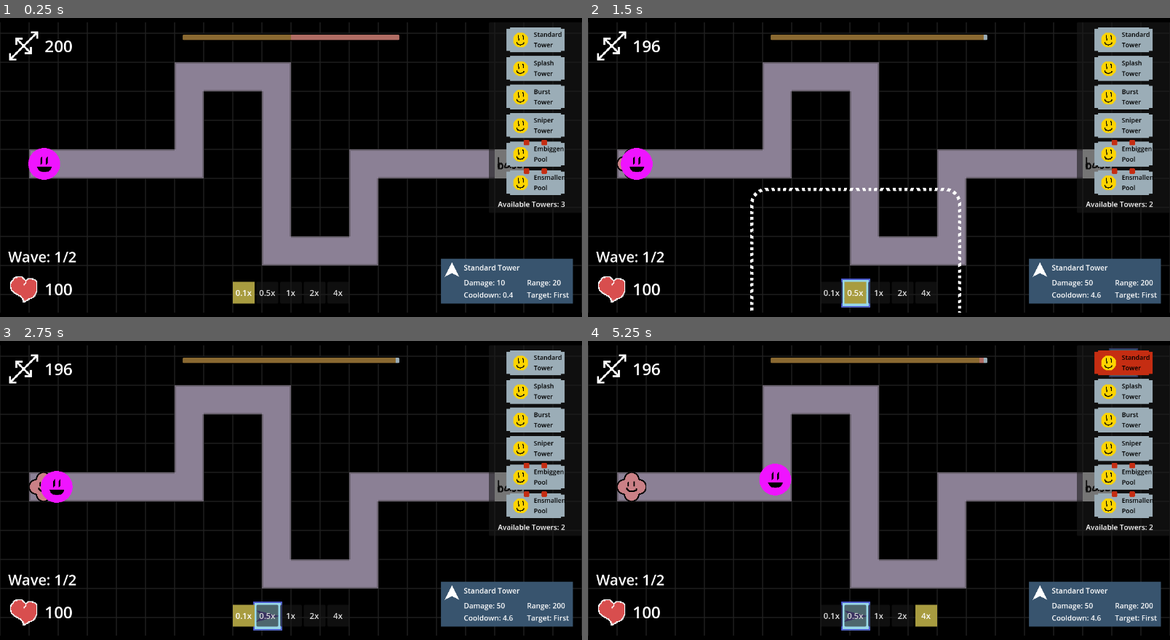
Above: before the commit, frames 1-4 (two rows, left to right).
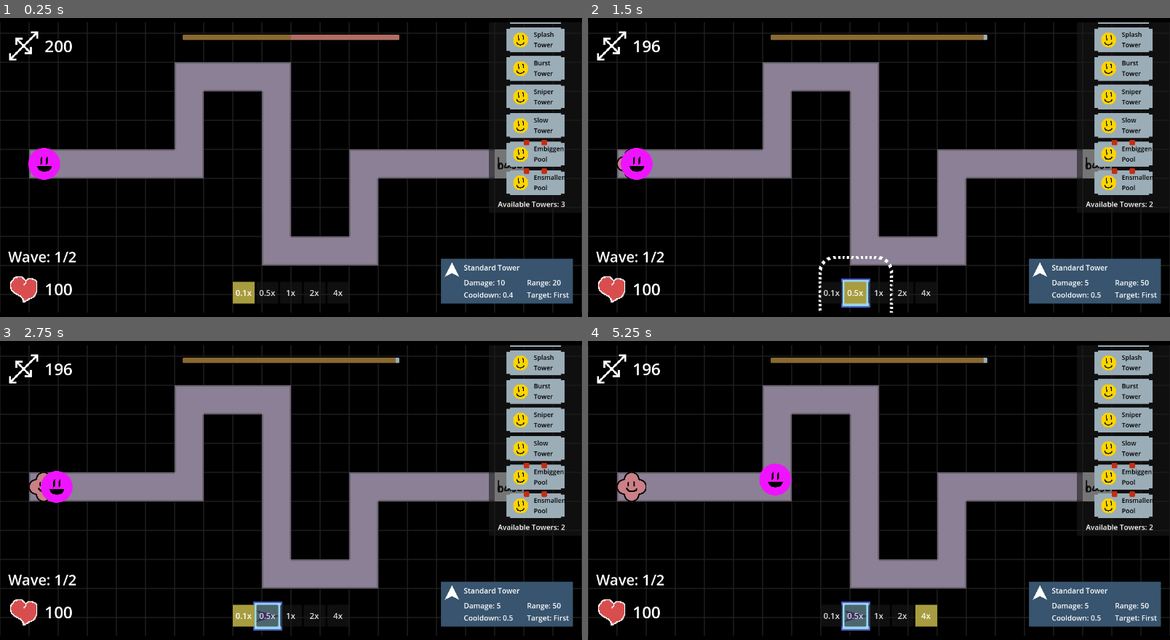
Above: after the commit, the same moments.

Repository: ladybunne/gmtk-game-jam-2024
Game: Godot game, scene res://MainScene.tscn
The game is run twice, just before and just after one commit, with the same random seed, the same clock (stepped at 60 frames per second) and the same inputs.
Inputs (mouse positions are in pixels of both pictures, inside the frame that each line leads up to):
- Up to frame 1 (0.25 s): no input
- Up to frame 2 (1.5 s): click (1123, 125) at 0.5 s, where only the run after the commit has a clickable "Slow Tower"; click "0.5x" at 1.25 s
- Up to frame 3 (2.75 s): click "0.1x" at 2 s
- Up to frame 4 (5.25 s): click "1x" at 2.75 s; click "2x" at 3.5 s; click "4x" at 4.25 s; click "Standard Tower" at 5 s

The runs differ from the first frame. In frame 1, 0.2% of the frame differs, in the area x 6-97%, y 1-52%; in frame 2, 0.9%; in frame 3, 0.2%; in frame 4, 1.0%, in the area x 30-98%, y 1-94%.

Commit message:
Sprites!

Diff:
--- a/GameThings/Enemy.gd
+++ b/GameThings/Enemy.gd
@@ -11,7 +11,9 @@
 @onready var enemyScene: PackedScene = preload("res://GameThings/Enemy.tscn")
 @onready var bigness: float = health
 @onready var startBigness: float = health
+var isDebuffed: bool = false
 var hits_taken: int = 0
+@onready var mouth: Polygon2D = %Mouth
 
 #var spawner: Spawner
 @onready var hitParticles: PackedScene = preload("res://Assets/Particles/hit_particles.tscn")
@@ -97,6 +99,10 @@
 	%ProgressBar.show()
 	update_healthbar()
 
+func debuff(damage: float):
+	update_speed(damage, false)
+	isDebuffed = true
+	mouth.rotate(PI)
 
 
 func checkDead():
--- a/GameThings/Enemy.tscn
+++ b/GameThings/Enemy.tscn
@@ -44,9 +44,10 @@
 polygon = PackedVector2Array(-15, -9, -15, 5, -11, 1, -11, -14)
 
 [node name="Mouth" type="Polygon2D" parent="."]
-position = Vector2(13, 22)
+unique_name_in_owner = true
+position = Vector2(0, 11)
 color = Color(0, 0, 0, 1)
-polygon = PackedVector2Array(-29, -16, -26, -9, -21, -5, -13, -4, -4, -5, 1, -9, 4, -16)
+polygon = PackedVector2Array(-16, -6, -13, 1, -8, 5, 0, 6, 9, 5, 14, 1, 17, -6)
 
 [node name="NavigationAgent2D" type="NavigationAgent2D" parent="."]
 unique_name_in_owner = true
--- a/GameThings/Spawner.gd
+++ b/GameThings/Spawner.gd
@@ -46,11 +46,12 @@
 func spawn_all_corps(corps: CorpsData):
 	while currentCorpsIndex < currentWave.corps.size():
 		print("Wave "+str(currentWaveIndex+1) + ", Corps "+str(currentCorpsIndex+1))
-		spawn_units()
+		await spawn_units()
+		currentCorpsIndex+=1
 		next_corps_spawn_timer.wait_time = currentWave.corpsInterval
 		next_corps_spawn_timer.start()
 		await next_corps_spawn_timer.timeout
-		currentCorpsIndex+=1
+
 	currentCorpsIndex = 0
 
 func spawn_wave(wave: WaveData):
--- a/GameThings/Tower.gd
+++ b/GameThings/Tower.gd
@@ -21,6 +21,9 @@
 var isEqualizer: bool:
 	get:
 		return tower_data.type == TowerData.TowerType.Equalizer
+var isDebuff: bool:
+	get:
+		return tower_data.type == TowerData.TowerType.Debuff
 enum TargetingMode {
 	FIRST,
 	LAST,
@@ -100,6 +103,9 @@
 			polygon = splash_gon.instantiate()
 			add_child(polygon)
 		TowerData.TowerType.Sniper:
+			polygon = sniper_gon.instantiate()
+			add_child(polygon)
+		TowerData.TowerType.Debuff:
 			polygon = sniper_gon.instantiate()
 			add_child(polygon)
 		_:
@@ -164,6 +170,10 @@
 	for enemy in enemies_in_range:
 		if target == null:
 			target = enemy
+		if isDebuff && target.isDebuffed:
+			print("no retargeting sad!")
+			target = null
+			continue
 		else:
 			match targeting_mode:
 				TargetingMode.FIRST:
@@ -229,6 +239,8 @@
 				target.take_damage(damage, directionToEnemy)
 			TowerData.TowerType.Equalizer:
 				print("this shouldn't happen because equalizers don't target")
+			TowerData.TowerType.Debuff:
+				target.debuff(tower_data.damage)
 			_:
 				print("how did we have NO TowerType?")
 		if isEqualizer:
@@ -252,10 +264,11 @@
 	var averageHealth = totalHealth/enemies_in_range.size()
 	var averageSpeed = totalSpeed/enemies_in_range.size()
 
-	for enemy in enemies_in_range:
-		enemy.health = lerpf(enemy.health, averageHealth, tower_data.damage)
-		enemy.speed = lerpf(enemy.speed, averageSpeed, tower_data.damage)
-		enemy.bigness = lerpf(enemy.bigness, averageBig, tower_data.damage)
+	#maybe later implement the coroutine
+	#for enemy in enemies_in_range:
+		#enemy.health = lerpf(enemy.health, averageHealth, tower_data.damage)
+		#enemy.speed = lerpf(enemy.speed, averageSpeed, tower_data.damage)
+		#enemy.bigness = lerpf(enemy.bigness, averageBig, tower_data.damage)
 
 func splash_visibility(position: Vector2):
 	var sprite = Sprite2D.new()
--- a/GameThings/TowerResources/DebuffTower.tres
+++ b/GameThings/TowerResources/DebuffTower.tres
@@ -7,7 +7,7 @@
 script = ExtResource("1_3kl2f")
 damage = 5.0
 cooldown = 0.5
-target_range = 10.0
+target_range = 50.0
 splash_range = 200.0
 ammo_capacity = 10.0
 rate_of_fire = 0.1
--- /dev/null
+++ b/GameThings/WaveResources/EnemyResources/CandySubUnit.tres
@@ -0,0 +1,17 @@
+[gd_resource type="Resource" script_class="SubUnitData" load_steps=6 format=3 uid="uid://b3yx2chmexyb1"]
+
+[ext_resource type="Script" path="res://GameThings/WaveResources/EnemyResources/SubUnitData.gd" id="1_bh471"]
+[ext_resource type="Texture2D" uid="uid://dxm1cunkqimdi" path="res://Assets/Sprites/Enemies/mini 4.png" id="2_n514a"]
+[ext_resource type="Texture2D" uid="uid://cor0qmdkjwf62" path="res://Assets/Sprites/Enemies/mini 1.png" id="3_mm6ed"]
+[ext_resource type="Texture2D" uid="uid://xd63aakl45ob" path="res://Assets/Sprites/Enemies/mini 2.png" id="4_jdf2r"]
+[ext_resource type="Texture2D" uid="uid://cxa1d2tfedob6" path="res://Assets/Sprites/Enemies/mini 3.png" id="5_a407e"]
+
+[resource]
+script = ExtResource("1_bh471")
+spriteOptions = Array[Texture2D]([ExtResource("3_mm6ed"), ExtResource("4_jdf2r"), ExtResource("5_a407e"), ExtResource("2_n514a")])
+unitType = 0
+color = Color(0, 0, 0, 1)
+startSize = 0.0
+startHealth = 0.0
+startSpeed = 0.0
+sprite = ExtResource("2_n514a")
--- a/GameThings/WaveResources/EnemyResources/ExampleArmour.tres
+++ b/GameThings/WaveResources/EnemyResources/ExampleArmour.tres
@@ -1,6 +1,7 @@
-[gd_resource type="Resource" script_class="UnitData" load_steps=2 format=3 uid="uid://q14u75308oo7"]
+[gd_resource type="Resource" script_class="UnitData" load_steps=3 format=3 uid="uid://q14u75308oo7"]
 
 [ext_resource type="Script" path="res://GameThings/WaveResources/EnemyResources/UnitData.gd" id="1_7x1eq"]
+[ext_resource type="Texture2D" uid="uid://dwta263qfx38o" path="res://Assets/Sprites/Enemies/virus.png" id="2_rnchp"]
 
 [resource]
 script = ExtResource("1_7x1eq")
@@ -9,3 +10,4 @@
 startSize = 30.0
 startHealth = 100.0
 startSpeed = 50.0
+sprite = ExtResource("2_rnchp")
--- /dev/null
+++ b/GameThings/WaveResources/EnemyResources/SubUnitData.gd
@@ -0,0 +1,3 @@
+class_name SubUnitData extends UnitData
+
+@export var spriteOptions: Array[Texture2D]
--- a/GameThings/WaveResources/EnemyResources/UnitData.gd
+++ b/GameThings/WaveResources/EnemyResources/UnitData.gd
@@ -6,3 +6,4 @@
 @export var startSize: float
 @export var startHealth: float
 @export var startSpeed: float
+@export var sprite: Texture2D
--- a/Scenes/UI/UI.tscn
+++ b/Scenes/UI/UI.tscn
@@ -11,6 +11,7 @@
 [ext_resource type="PackedScene" uid="uid://dw0t4n08wc5g5" path="res://GameThings/TowerButton.tscn" id="9_0k1bh"]
 [ext_resource type="PackedScene" path="res://Scenes/UI/BaseHealthUI.tscn" id="9_8ccqo"]
 [ext_resource type="Script" path="res://GameThings/TowerResources/TowerData.gd" id="11_2auba"]
+[ext_resource type="Resource" uid="uid://d28j28j2kco5y" path="res://GameThings/TowerResources/DebuffTower.tres" id="12_abu4k"]
 [ext_resource type="Texture2D" uid="uid://bbq5xgac2stx0" path="res://Assets/Sprites/blueSquare.png" id="12_epqg0"]
 [ext_resource type="Texture2D" uid="uid://c7wsooxicpfxa" path="res://Assets/Sprites/handle2.png" id="12_wid68"]
 [ext_resource type="PackedScene" path="res://Scenes/UI/EndScreenUI.tscn" id="17_icfck"]
@@ -245,6 +246,13 @@
 [node name="Label" parent="TowerCreateUI/Panel/Container/Button6" index="1"]
 text = "Sniper Tower"
 
+[node name="Button7" parent="TowerCreateUI/Panel/Container" instance=ExtResource("9_0k1bh")]
+layout_mode = 2
+data = ExtResource("12_abu4k")
+
+[node name="Label" parent="TowerCreateUI/Panel/Container/Button7" index="1"]
+text = "Slow Tower"
+
 [node name="Button4" parent="TowerCreateUI/Panel/Container" groups=["bigButton"] instance=ExtResource("9_0k1bh")]
 layout_mode = 2
 data = SubResource("Resource_fokb6")
@@ -340,6 +348,7 @@
 [editable path="TowerCreateUI/Panel/Container/Button2"]
 [editable path="TowerCreateUI/Panel/Container/Button3"]
 [editable path="TowerCreateUI/Panel/Container/Button6"]
+[editable path="TowerCreateUI/Panel/Container/Button7"]
 [editable path="TowerCreateUI/Panel/Container/Button4"]
 [editable path="TowerCreateUI/Panel/Container/Button5"]
 [editable path="TowerCreateUI/Panel/Container/Sell Tower"]
Renamed: Assets/Sprites/Germ.png -> Assets/Sprites/Enemies/Germ.png
Not shown, added: Assets/Sprites/Enemies/Germ.png.import
Binary file added: Assets/Sprites/Enemies/Phage.png
Not shown, added: Assets/Sprites/Enemies/Phage.png.import
Binary file added: Assets/Sprites/Enemies/angrycube.png
Not shown, added: Assets/Sprites/Enemies/angrycube.png.import
Binary file added: Assets/Sprites/Enemies/fast blue.png
Not shown, added: Assets/Sprites/Enemies/fast blue.png.import
Binary file added: Assets/Sprites/Enemies/mini 1.png
Not shown, added: Assets/Sprites/Enemies/mini 1.png.import
Binary file added: Assets/Sprites/Enemies/mini 2.png
Not shown, changed: Assets/Sprites/Enemies/mini 2.png.import
(and 9 more such lines)
